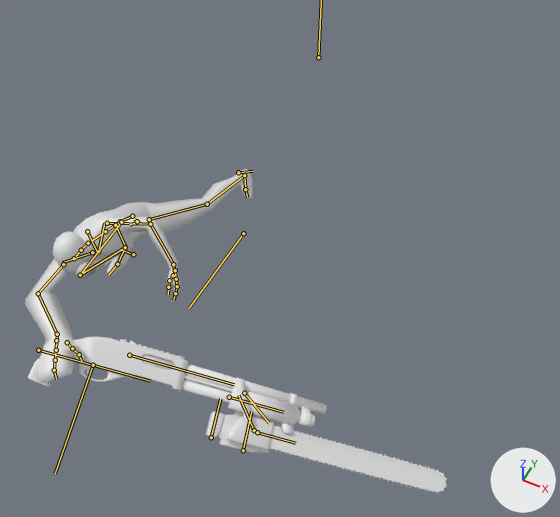
One commit to the FBX model Assets/Models/Player/final.fbx: the scene before it, then after it.
The view is the same before and after, from a 50 mm camera at (2.8, -6.53, 4.72) aimed at (0.83, -2.58, -0.22). The axes (+X, +Y, +Z) are drawn at lower right. The lights are the same throughout. Both versions are drawn at frame 29 of the action 'Character|Attack2'; the numbers are the values there. The bones that bend it are drawn over the model as lines.

Names of what the first picture shows: 'Body'.
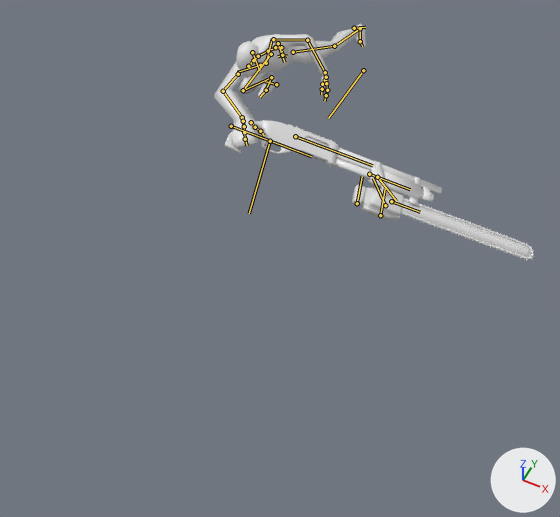
Edits to the bpy script that builds the scene:
```text
Change bone_root:
    where bone_root = bpy.data.objects['Character'].pose.bones['Root']
    bone_root.location: (0.0, 0.0, 0.0) -> (0.0, 0.0, -10.47)
Change bone_gunroot:
    where bone_gunroot = bpy.data.objects['Character'].pose.bones['GunRoot']
    bone_gunroot.location: (-0.51, 22.69, 1.84) -> (-0.51, 12.22, 1.83)
```

Where the change shows, as pixel boxes (x1, y1, x2, y2) in the pictures (560 x 517 px):
'Body', posed: before (25, 169, 447, 494); after (214, 24, 534, 260)
bone 'GunRoot', root to tip: before (38, 350) to (150, 381); after (231, 126) to (311, 156)
